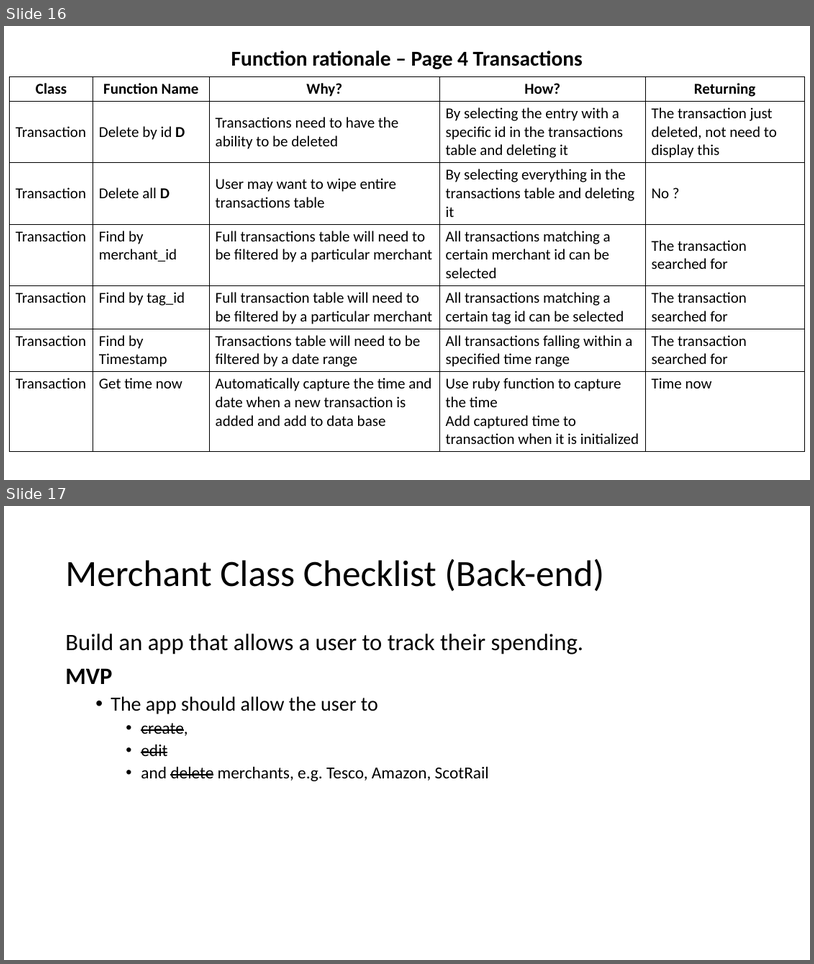
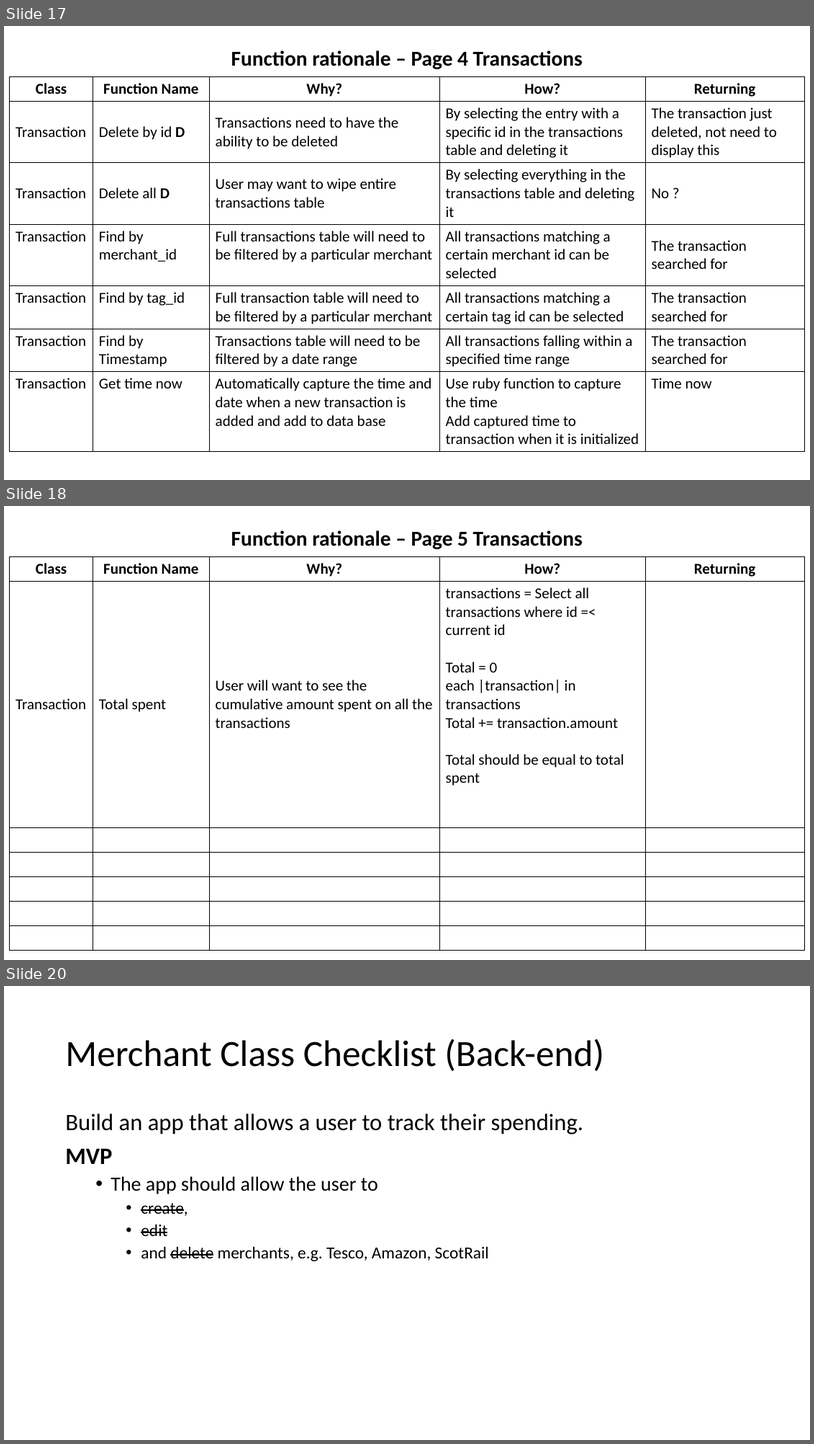
Before and after one commit to catf62/Budgee, a slide deck: Plans_Project_Management/Budget_App_Plan_08Nov2018.pptx. Shown one above the other, each under a label of ours: slides 16 and 17 before the commit, slides 17, 18 and 20 after it; the slides between them are not shown. The pictures are 814x964 and 814x1444 pixels, drawn with LibreOffice and Linux fonts; fonts in the diff are those of the drawing. Boxes give left, top, right and bottom in pixels: in the first picture for what was removed or moved away, otherwise in the second. Text is boxed around its words. In the diff, an @@ line names an element or a change of style, - is before the commit and + after.

Commit message:
rationale behind budget_transaction class, and total spend and remaining budget functions hashed out

```diff
--- a/Plans_Project_Management/Budget_App_Plan_08Nov2018.pptx
+++ b/Plans_Project_Management/Budget_App_Plan_08Nov2018.pptx
@@ slide 18 added at (4,506,810,960), background #FFFFFF @@
@@ title added at (232,530,583,549), 25.2 pt, text #000000, bold @@
+Function rationale – Page 5 Transactions
@@ table added at (10,557,805,946), 7 rows, 5 columns @@
+Class | Function Name | Why? | How? | Returning
+Transaction | Total spent | User will want to see the cumulative amount spent on all the transactions | transactions = Select all transactions where id =< current id / Total = 0 / each |transaction| in transactions / Total += transaction.amount / Total should be equal to total spent | 
+ |  |  |  | 
+ |  |  |  | 
+ |  |  |  | 
+ |  |  |  | 
+ |  |  |  | 
@@ what was slide 16 is now slide 17 @@
@@ what was slide 17 is now slide 20 @@
```
Also in this commit, not shown: 3 slides changed, 2 other slides added, 2 other files.
